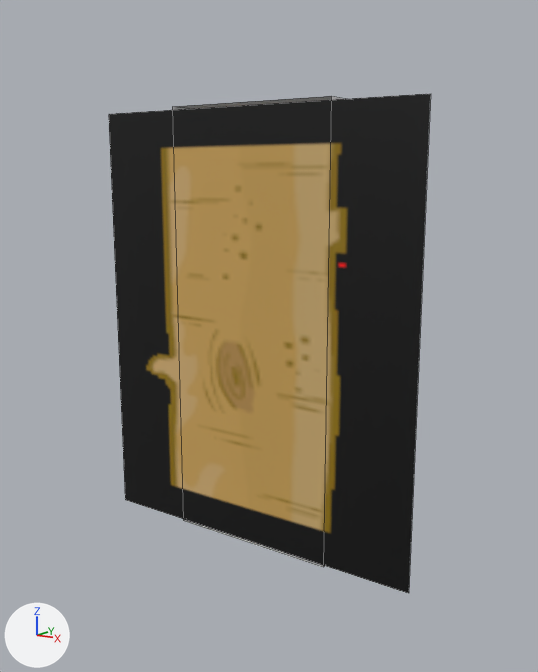
One commit to the Blender file Content/PuffBOMB/3D/Mountain/MedLogV4.blend: the scene before it, then after it.
Both versions are drawn from a 50 mm lens placed at (9.77, -10.24, 6.13), pointed at (2.79, 0.05, 3.45). Lighting does not change. The marker at lower left points along +X, +Y and +Z. Mesh edges are drawn as thin lines.
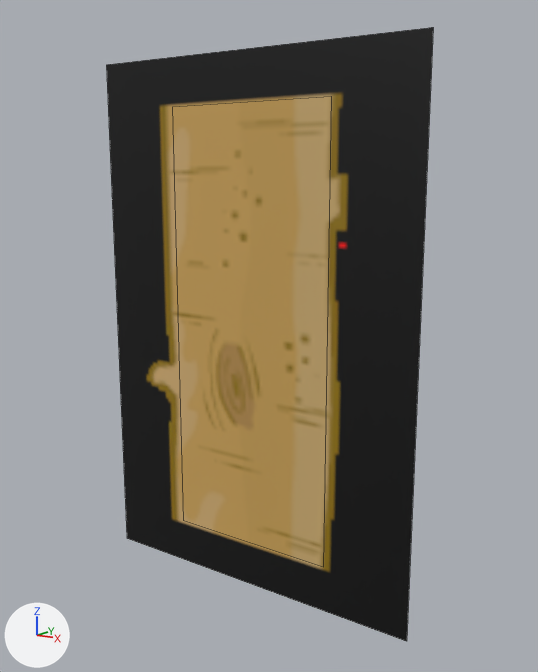
Location of each change, (x1, y1, x2, y2) in pixels of the pictures (538 x 672 px):
'Plane', reshaped, moved (23% taller): before (109, 94, 431, 593); after (106, 27, 433, 642)

What changed in the scene script:
```text
Change me_plane:
    where me_plane.from_pydata(...)  # 4 vertices, 1 face; spans x 0.0..1.217, y 0.0..1.0, z 0.2
    used by ob_plane; location = (5.85, 0.4, 0.05); rotation_euler = (1.571, -1.571, 0.0), in degrees (90, -90, 0); scale = (5.83, 5.83, 5.83)
    me_plane part 1
    me_plane.vertices[2].co: (0.0, 0.0, 0.2) -> (-0.274, 0.0, 0.2)  # pixel (408, 593) -> pixel (406, 641)
    me_plane.vertices[3].co: (0.0, 1.0, 0.2) -> (-0.274, 1.0, 0.2)  # pixel (125, 499) -> pixel (126, 538)
Change ob_plane:
    ob_plane.location: (5.85, 0.4, 0.05) -> (5.85, 0.4, 0.85)
```
